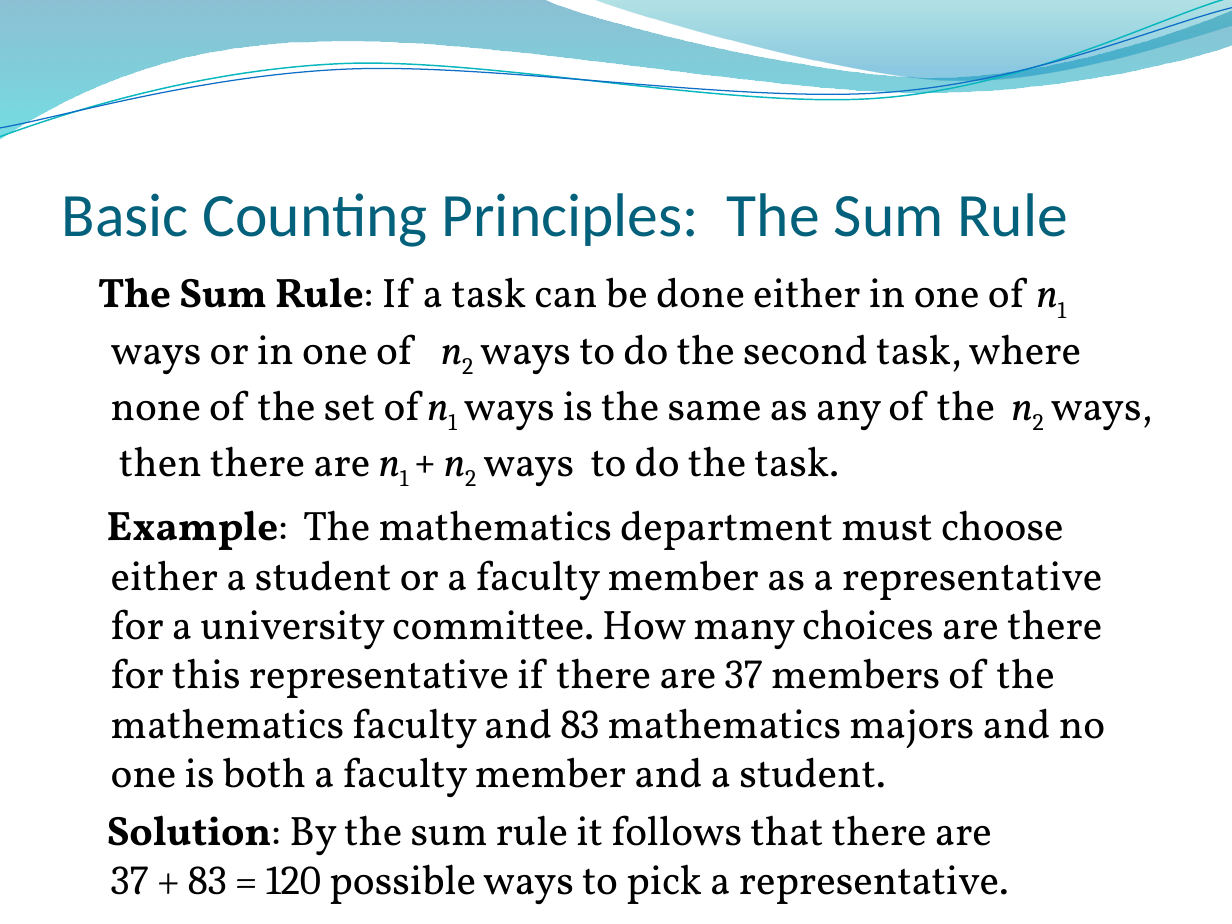
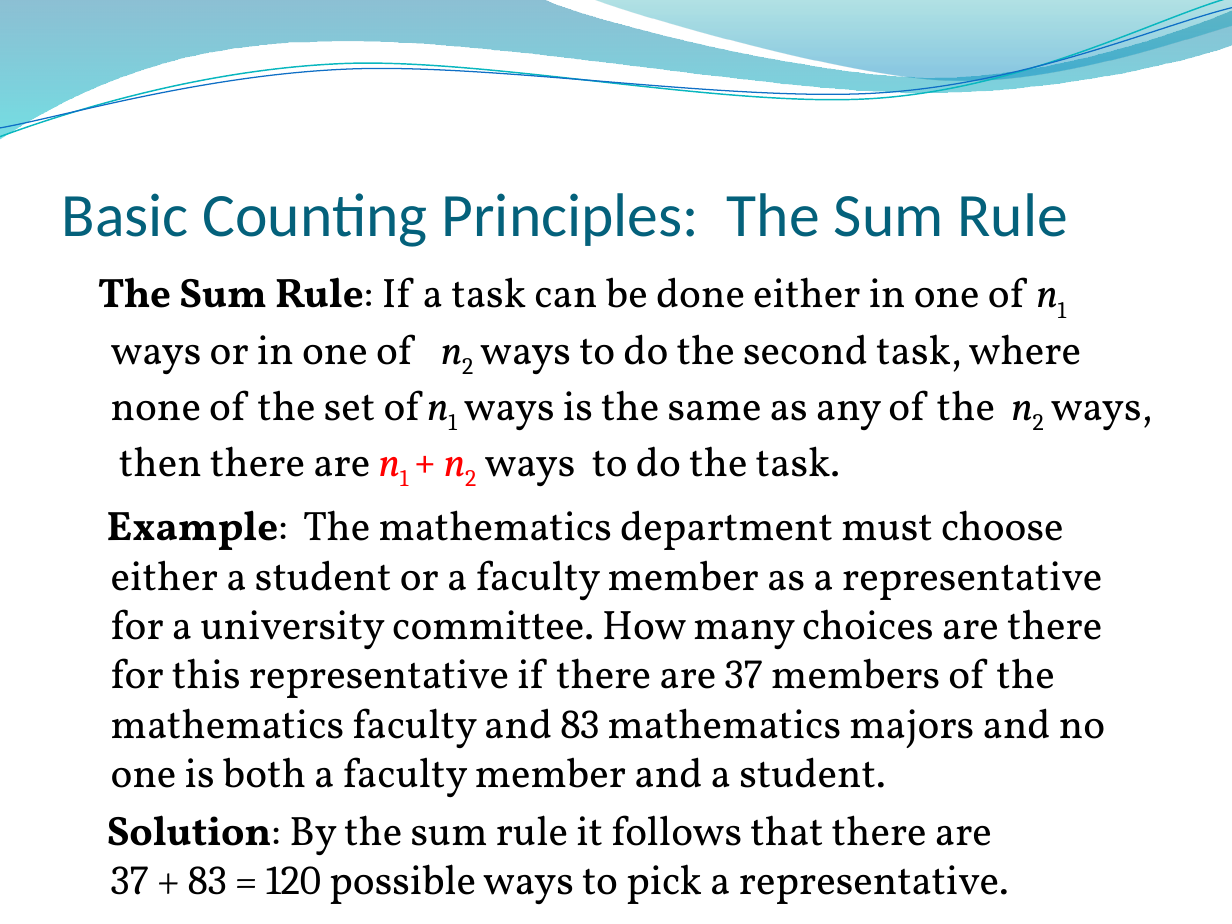
Before and after one commit to lin-chen-GA/lin-chen-GA.github.io, a slide deck: slide 12 of cs2620/slides/cs2620_notes6.pptx (slide 11 before the commit). Drawn at 1232x924 pixels with LibreOffice and Linux fonts; fonts in the diff are those of the drawing; background and template pictures are left out. Boxes give left, top, right and bottom in pixels: in the first picture for what was removed or moved away, otherwise in the second. Text is boxed around its words. In the diff, an @@ line names an element or a change of style, - is before the commit and + after.

```diff
--- a/cs2620/slides/cs2620_notes6.pptx
+++ b/cs2620/slides/cs2620_notes6.pptx
@@ text at [98, 277, 1152, 487]: text colour #000000 to #FF0000 in "n1 + n2" @@
```
Also in this commit, not shown: 2 other slides changed, 1 slide added.
